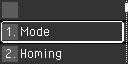
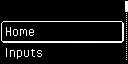
Layered file, before and after one edit (128 × 64). Changes by layer:
painted on "Layer 5" over left=125, top=1, right=128, bottom=12
painted on "Layer 4" over left=126, top=2, right=127, bottom=62
renamed "Homing" to "Inputs", painted on it over left=6, top=48, right=61, bottom=60
renamed "Mode" to "Home", painted on it over left=6, top=27, right=49, bottom=36
removed layer "2." over left=6, top=49, right=15, bottom=58
removed layer "1." over left=7, top=27, right=15, bottom=36
removed layer "Layer 2 copy 2" (was 20%) over left=2, top=24, right=18, bottom=40
removed layer "Layer 2 copy" (was 20%) over left=2, top=46, right=18, bottom=62
removed layer "Layer 2" (was 20%) over left=2, top=2, right=18, bottom=18
removed layer "Layer 1 copy 2" (was 20%) over left=0, top=44, right=128, bottom=64
removed layer "Layer 1 copy" (was 20%) over left=0, top=22, right=128, bottom=42
removed layer "Layer 1" (was 20%) over left=0, top=0, right=128, bottom=20
